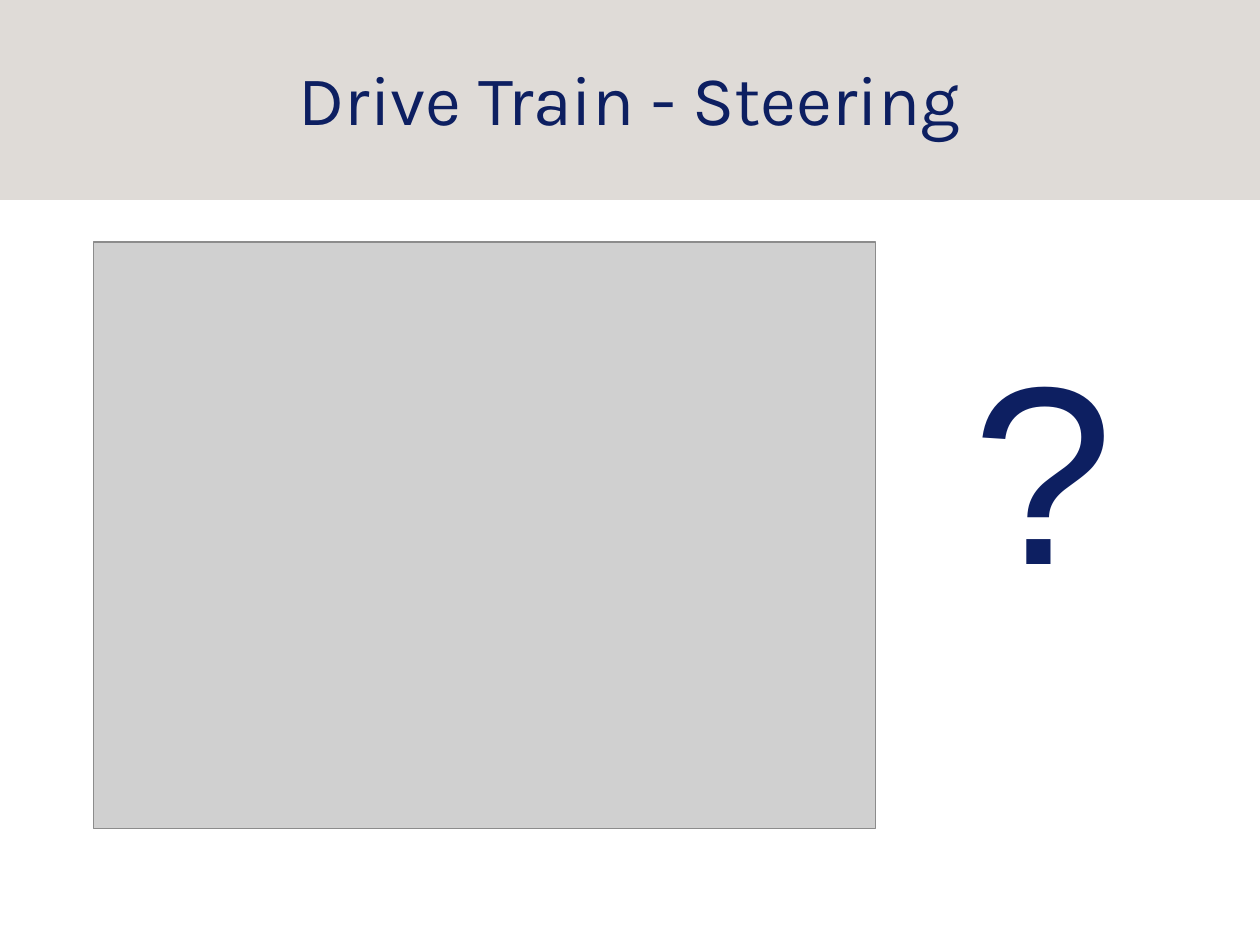
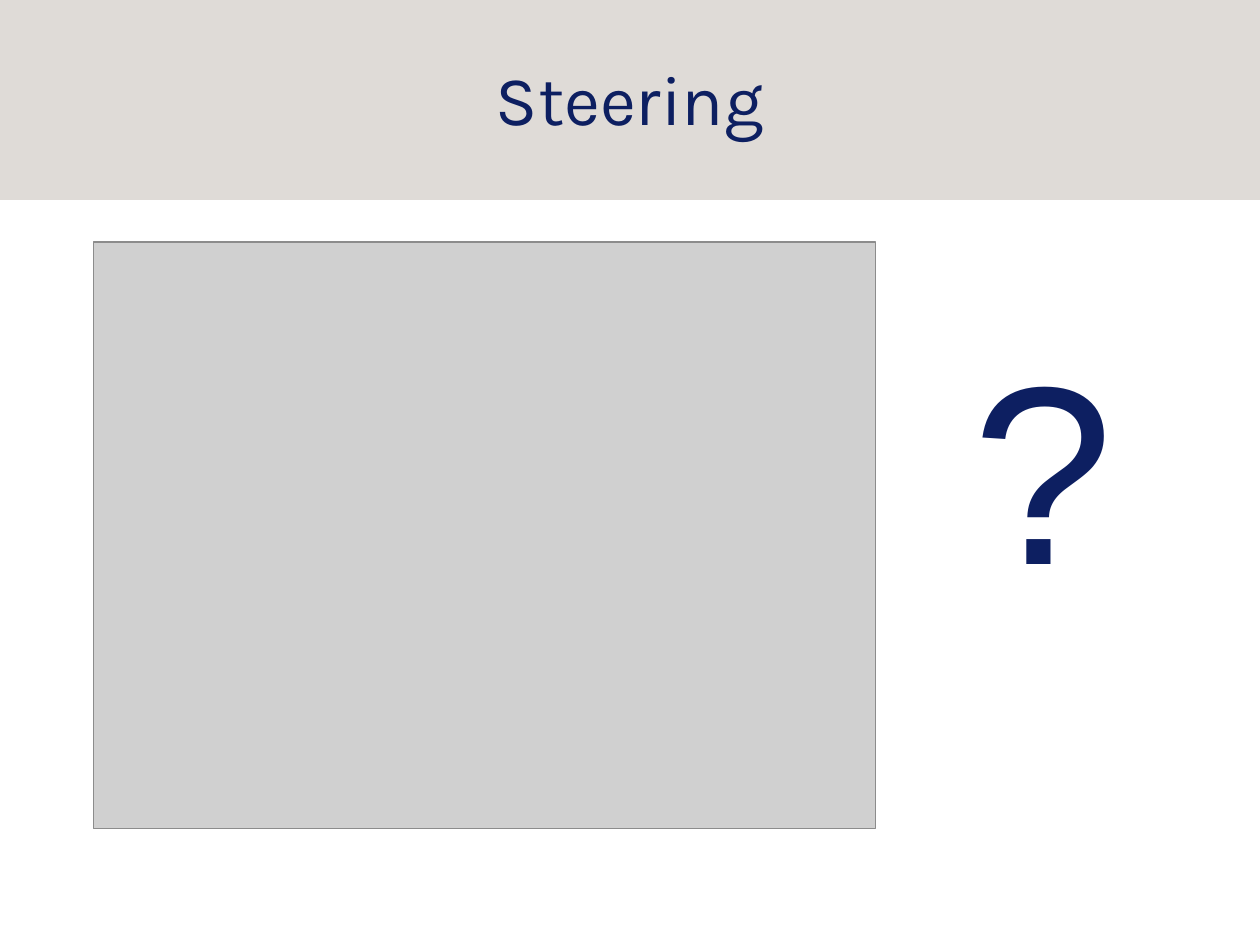
Before and after one commit to srobo-legacy/kickstart-presentations, a slide deck: slide 14 of mech/mech.odp (slide 13 before the commit). Drawn at 1260x945 pixels with LibreOffice and Linux fonts; fonts in the diff are those of the drawing; grey boxes stand for pictures; background and template pictures are left out. Boxes give left, top, right and bottom in pixels: in the first picture for what was removed or moved away, otherwise in the second. Text is boxed around its words. In the diff, an @@ line names an element or a change of style, - is before the commit and + after.

```diff
--- a/mech/mech.odp
+++ b/mech/mech.odp
@@ title at [496,77,764,142]: text changed @@
-Drive Train - Steering
+Steering
```
Also in this commit, not shown: 15 other slides changed, 6 slides added, 3 slides removed, 3 other files.
